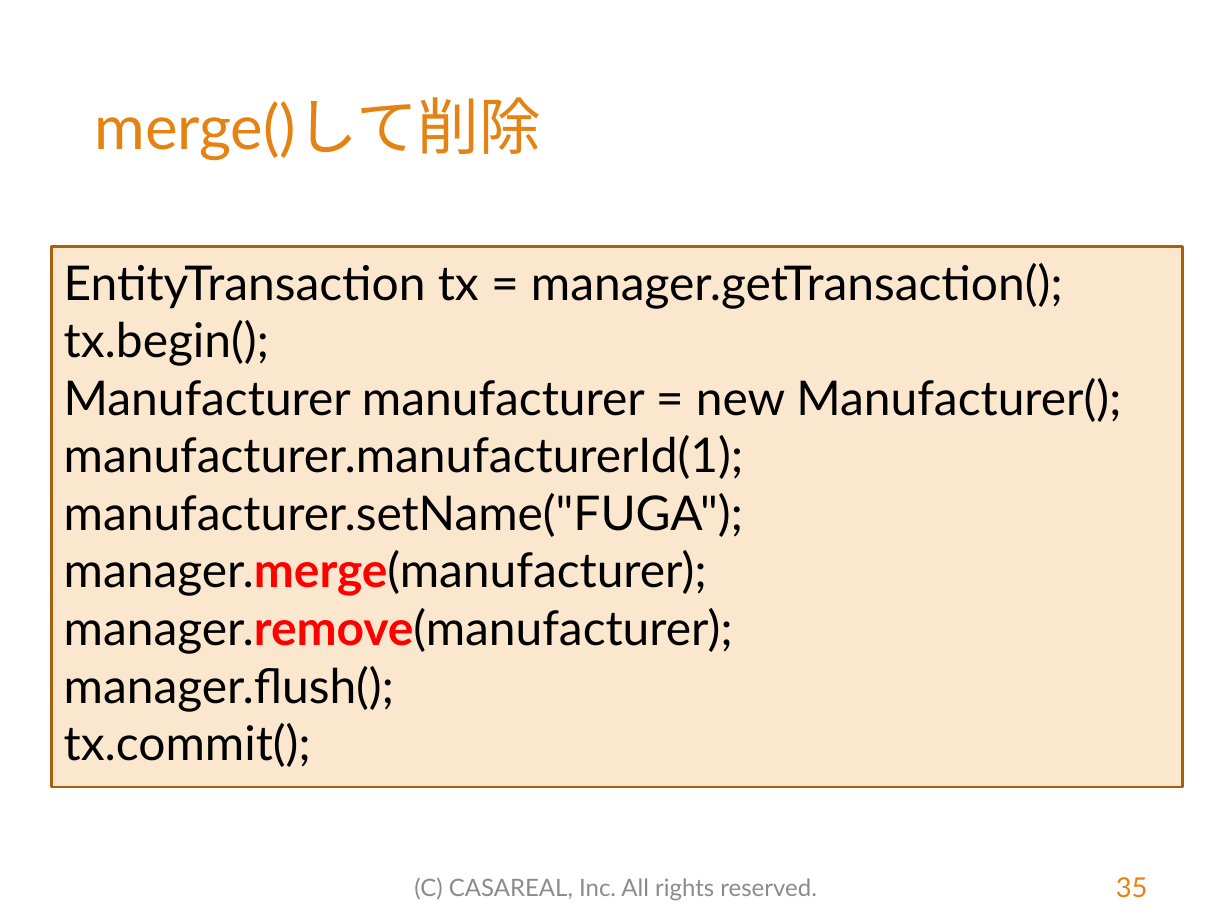
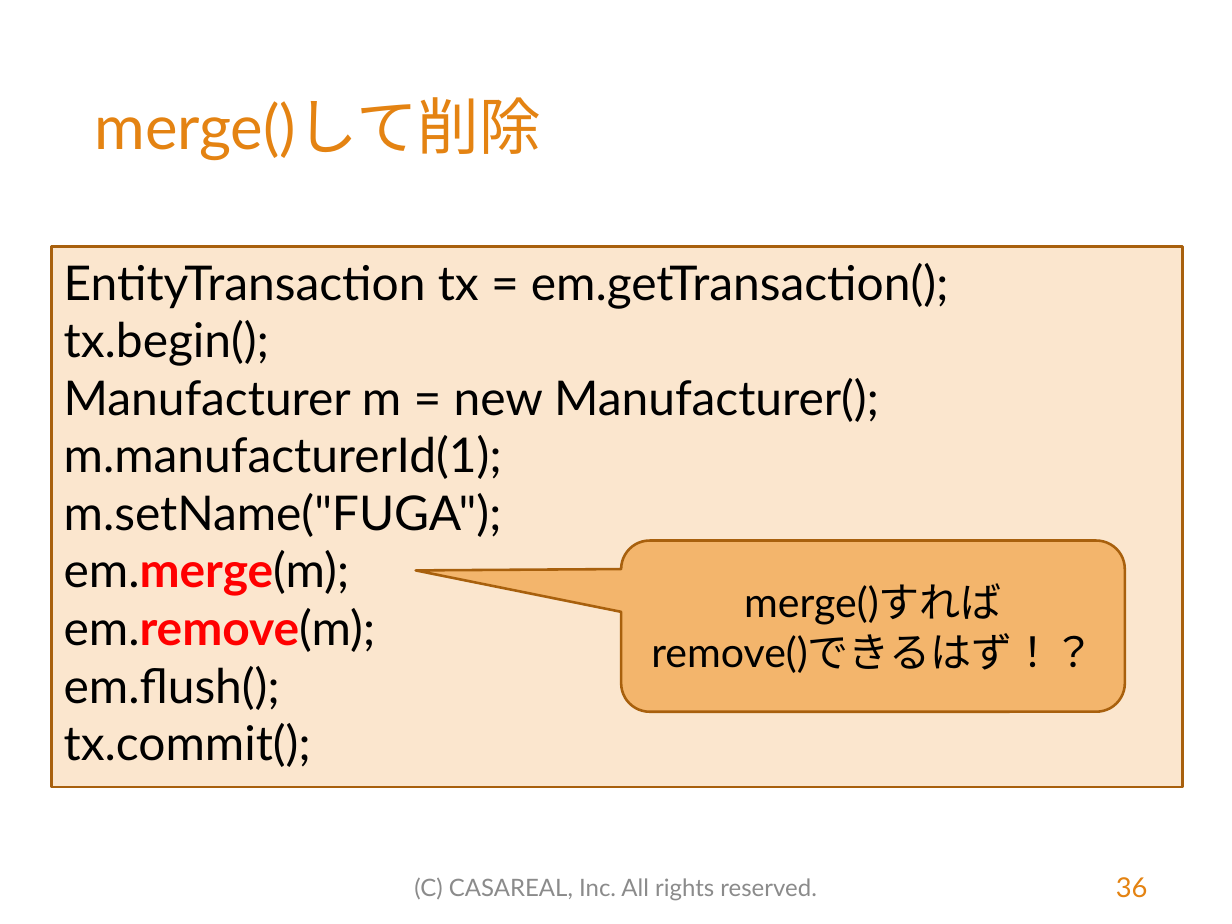
Before and after one commit to MasatoshiTada/hamaru-jpa-light, a slide deck: slide 36 of src/main/resources/はまる！JPA（初学者向けライト版）.pptx (slide 35 before the commit). Drawn at 1232x924 pixels with LibreOffice and Linux fonts; fonts in the diff are those of the drawing; background and template pictures are left out. Boxes give left, top, right and bottom in pixels: in the first picture for what was removed or moved away, otherwise in the second. Text is boxed around its words. In the diff, an @@ line names an element or a change of style, - is before the commit and + after.

```diff
--- a/src/main/resources/はまる！JPA（初学者向けライト版）.pptx
+++ b/src/main/resources/はまる！JPA（初学者向けライト版）.pptx
@@ text in rectangle at [64, 263, 949, 309]: text changed @@
-EntityTransaction tx = manager.getTransaction();
+EntityTransaction tx = em.getTransaction();
@@ text in rectangle at [64, 378, 879, 710]: text changed @@
-Manufacturer manufacturer = new Manufacturer();
-manufacturer.manufacturerId(1);
-manufacturer.setName("FUGA");
-manager.merge(manufacturer);
-manager.remove(manufacturer);
-manager.flush();
+Manufacturer m = new Manufacturer();
+m.manufacturerId(1);
+m.setName("FUGA");
+em.merge(m);
+em.remove(m);
+em.flush();
@@ rounded speech box added at [621, 541, 1125, 712], fill #F3B56C, outline #A9610D 1.5 pt, 24 pt, text #000000 @@
+merge()すれば
+remove()できるはず！？
@@ page number at [1116, 877, 1148, 898]: text changed @@
-35
+36
```
Also in this commit, not shown: 43 other slides changed, 13 slides added, 1 slide removed, 13 other files.
